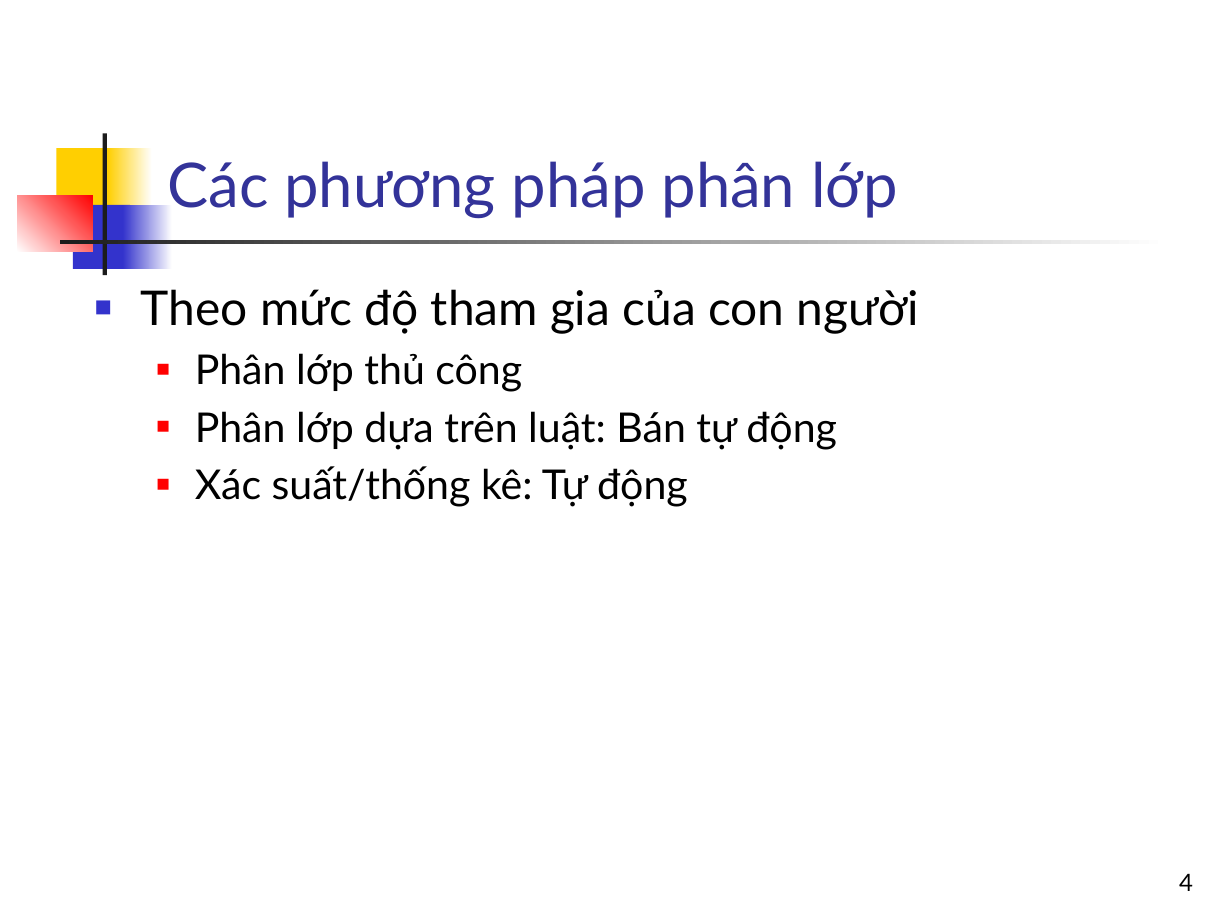
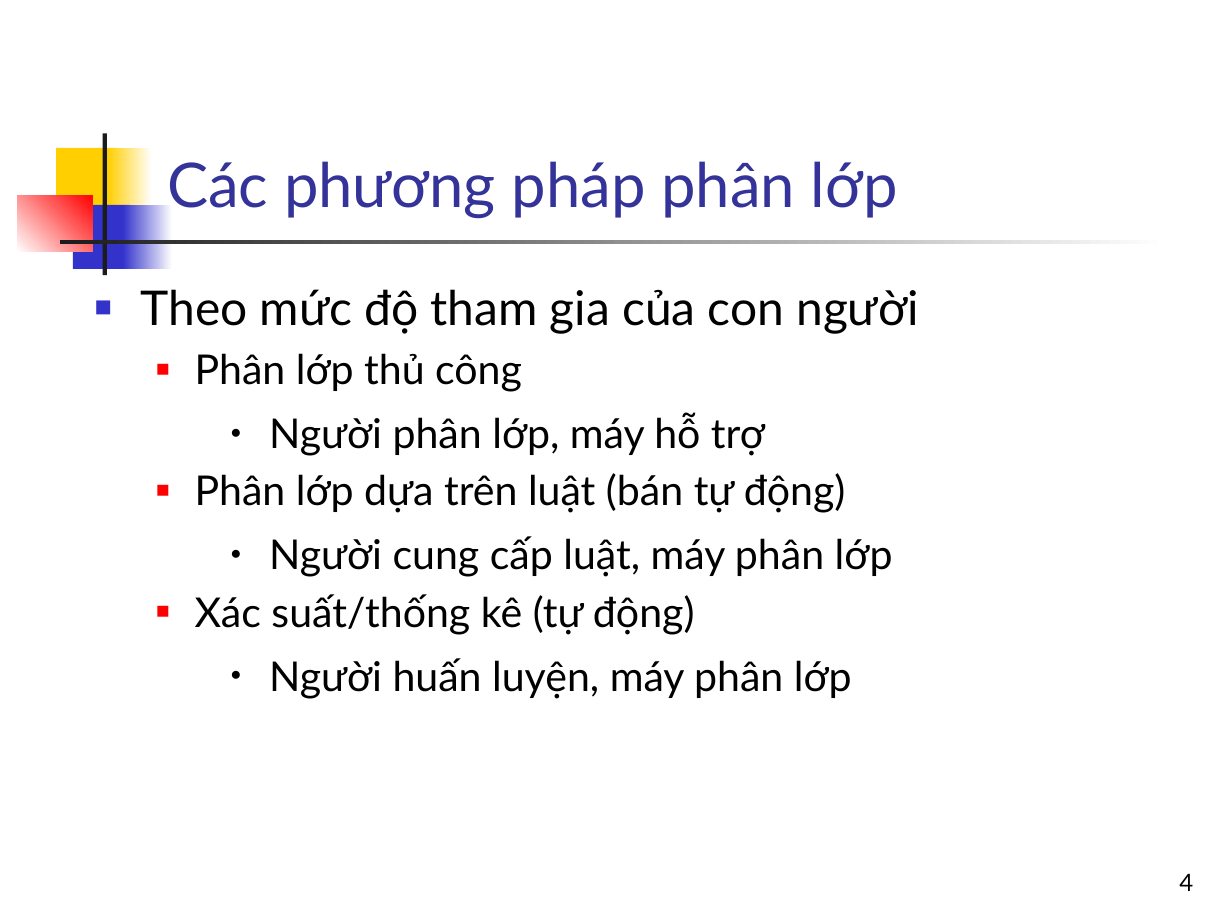
Before and after one commit to bangoc/IT4853, a slide deck: slide 4 of Bai 14 Phan lop van ban_p1.pptx. Drawn at 1232x924 pixels with LibreOffice and Linux fonts; fonts in the diff are those of the drawing. Boxes give left, top, right and bottom in pixels: in the first picture for what was removed or moved away, otherwise in the second. Text is boxed around its words. In the diff, an @@ line names an element or a change of style, - is before the commit and + after.

```diff
--- a/Bai 14 Phan lop van ban_p1.pptx
+++ b/Bai 14 Phan lop van ban_p1.pptx
@@ text at (x1=195, y1=412, x2=893, y2=699): text changed @@
-  ■ Phân lớp dựa trên luật: Bán tự động
-  ■ Xác suất/thống kê: Tự động
+    ● Người phân lớp, máy hỗ trợ
+  ■ Phân lớp dựa trên luật (bán tự động)
+    ● Người cung cấp luật, máy phân lớp
+  ■ Xác suất/thống kê (tự động)
+    ● Người huấn luyện, máy phân lớp
```
Also in this commit, not shown: 21 other slides changed, 5 other files.
